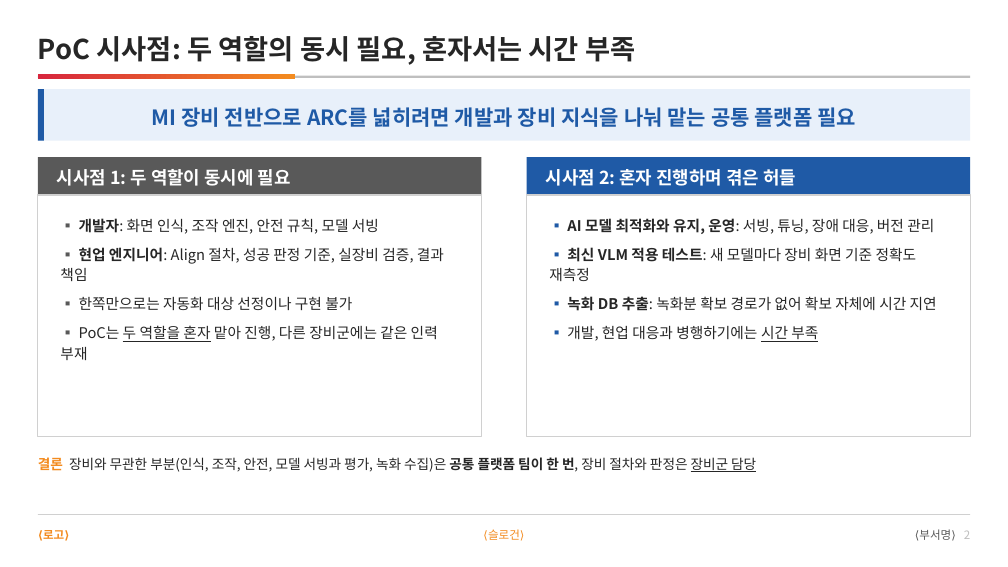
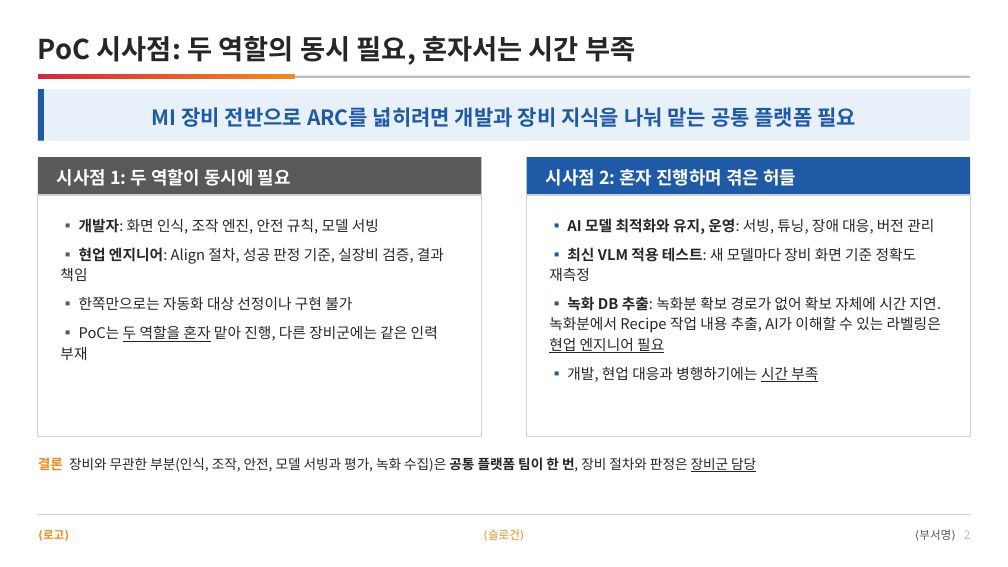
Before and after one commit to DarrenKoi/pm_notes, a slide deck: slide 2 of my-task/arc-tf/deliverables/arc-tf-exec-summary.pptx. Drawn at 1008x567 pixels with LibreOffice and Linux fonts; fonts in the diff are those of the drawing. Boxes give left, top, right and bottom in pixels: in the first picture for what was removed or moved away, otherwise in the second. Text is boxed around its words. In the diff, an @@ line names an element or a change of style, - is before the commit and + after.

```diff
--- a/my-task/arc-tf/deliverables/arc-tf-exec-summary.pptx
+++ b/my-task/arc-tf/deliverables/arc-tf-exec-summary.pptx
@@ text at (x1=549, y1=296, x2=942, y2=353): text changed @@
-▪ 녹화 DB 추출: 녹화분 확보 경로가 없어 확보 자체에 시간 지연
+▪ 녹화 DB 추출: 녹화분 확보 경로가 없어 확보 자체에 시간 지연. 녹화분에서 Recipe 작업 내용 추출, AI가 이해할 수 있는 라벨링은 현업 엔지니어 필요
```
Also in this commit, not shown: 8 other files.
